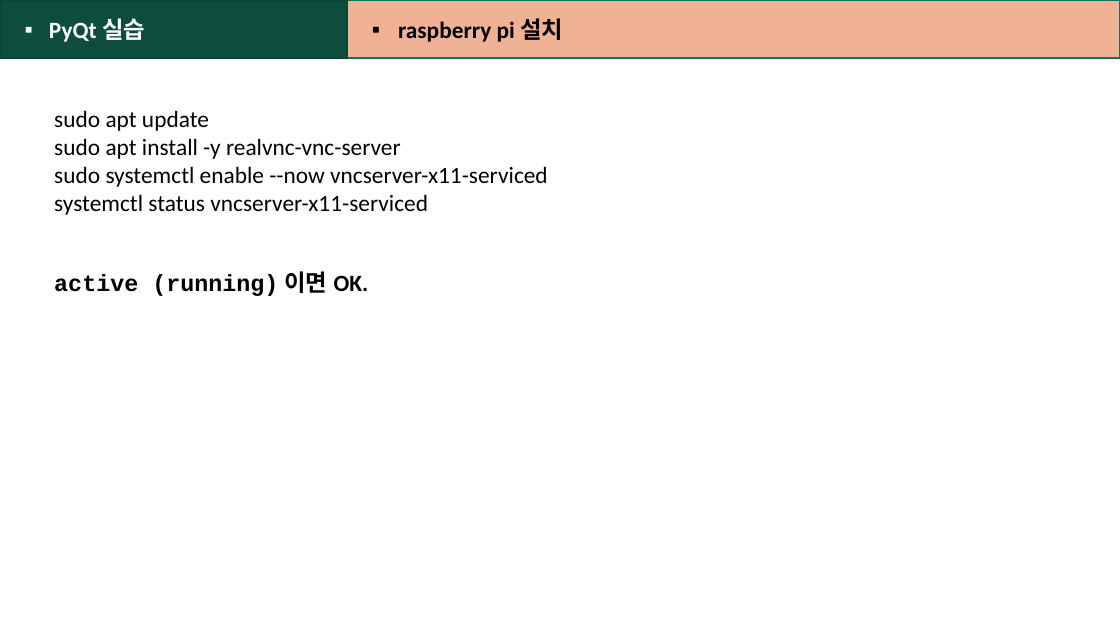
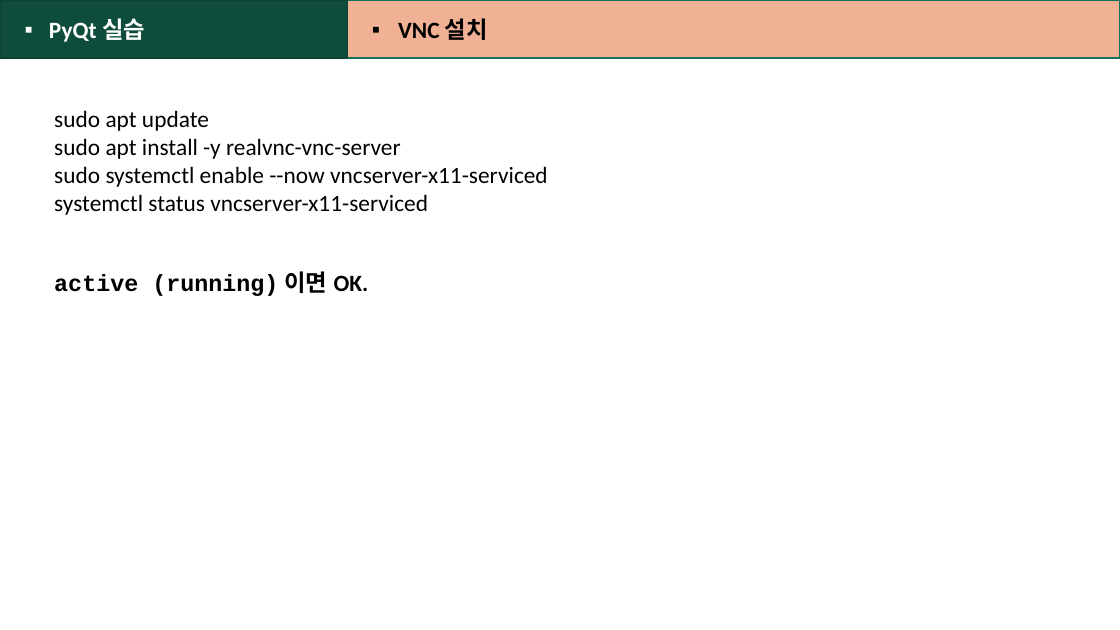
Before and after one commit to heartcom/Linux-Program, a slide deck: slide 57 of 2_Rpi_GPIO_DHT11_PyQt.pptx (slide 28 before the commit). Drawn at 1120x630 pixels with LibreOffice and Linux fonts; fonts in the diff are those of the drawing. Boxes give left, top, right and bottom in pixels: in the first picture for what was removed or moved away, otherwise in the second. Text is boxed around its words. In the diff, an @@ line names an element or a change of style, - is before the commit and + after.

```diff
--- a/2_Rpi_GPIO_DHT11_PyQt.pptx
+++ b/2_Rpi_GPIO_DHT11_PyQt.pptx
@@ text in rectangle at box(398, 18, 488, 40): text changed @@
-▪ raspberry pi 설치
+▪ VNC 설치
```
Also in this commit, not shown: 11 other slides changed, 29 slides added, 1 other file.
